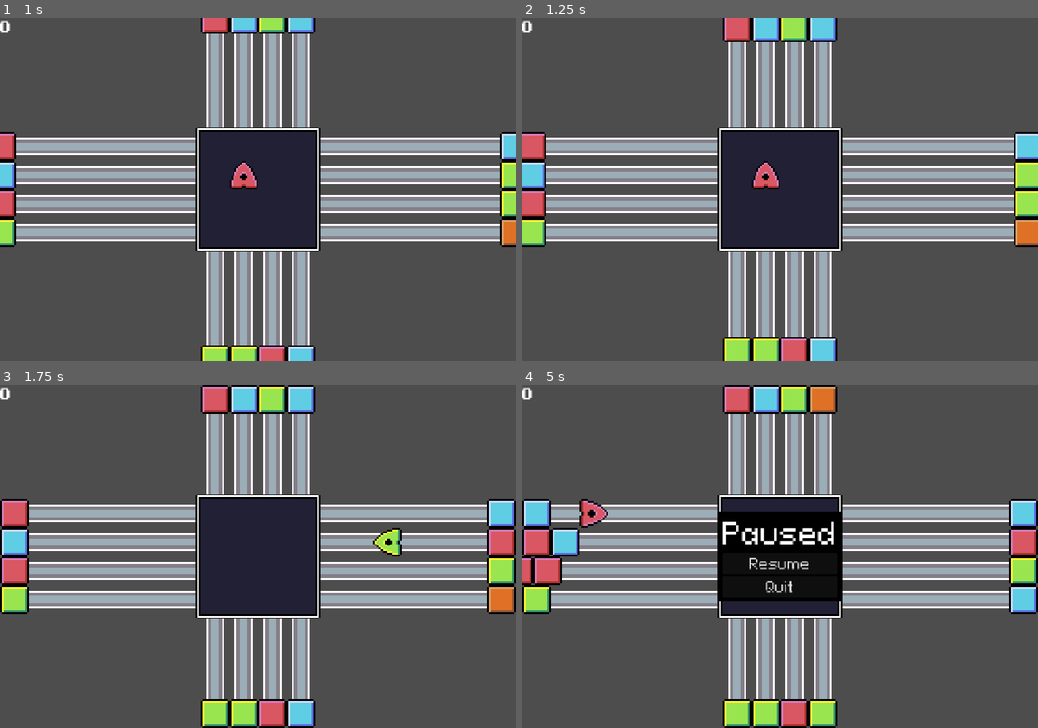
Above: before the commit, frames 1-4 (two rows, left to right).
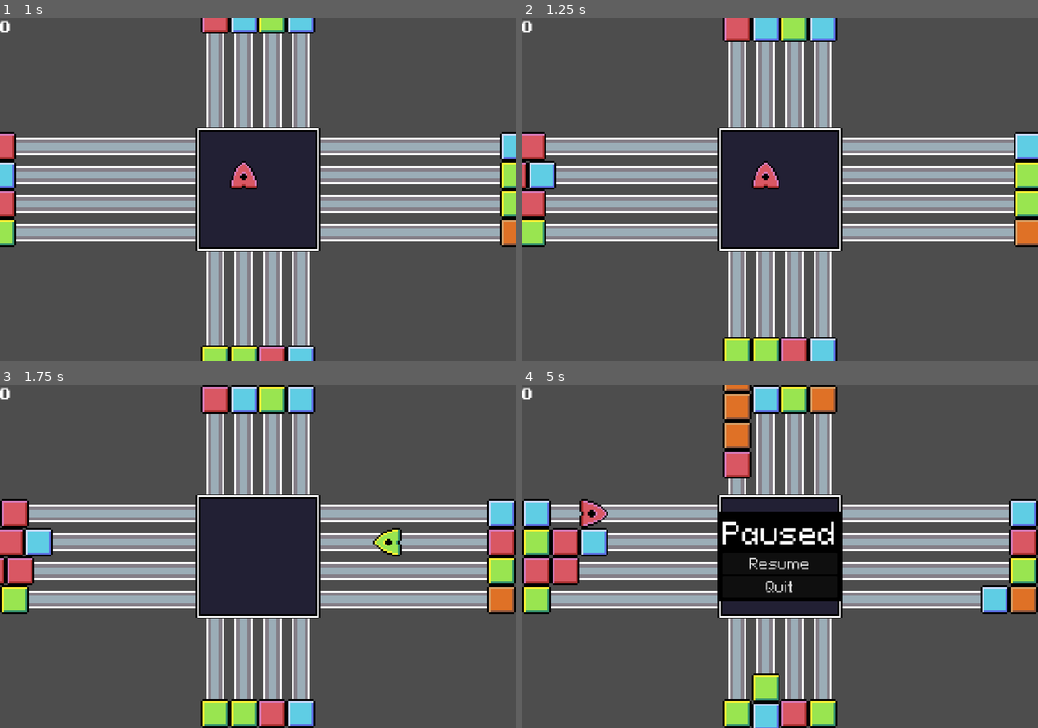
Above: after the commit, the same moments.

Repository: Crestor123/zoop
Game: Godot game, scene res://scenes/game.tscn
The game is run twice, just before and just after one commit, with the same random seed, the same clock (stepped at 60 frames per second) and the same inputs.
Inputs:
- Up to frame 1 (1 s): click "Play" at 0.5 s
- Up to frame 2 (1.25 s): no input
- Up to frame 3 (1.75 s): hold D (right) from 1.28 s (still down); tap Space (dash) at 1.35 s
- Up to frame 4 (5 s): release D (right) at 2.03 s; hold S (down) 2.03-2.78 s; tap X (cycle_powerup) at 2.1, 4.35 s; tap Space (dash) at 2.3, 2.85, 3.6, 4.55 s; hold D (right) 2.78-3.53 s; hold W (up) 3.53-4.28 s; hold A (left) from 4.28 s (still down); tap Escape (pause) at 4.9 s

Frame 1 is identical in both runs. In frame 2, 0.3% of the frame differs, in the area x 0-7%, y 41-50%; in frame 3, 1.1%; in frame 4, 4.8%, in the area x 0-100%, y 0-100%.

Commit message:
Added game over state and play again button.

Diff:
--- a/objects/field/block_line.gd
+++ b/objects/field/block_line.gd
@@ -9,6 +9,11 @@
 
 var field : Field
 var collectibles : Array[Collectible]
+
+func clear():
+	collectibles.clear()
+	for item in Collectibles.get_children():
+		item.queue_free()
 
 func create_block():
 	var new_block : Block = block_object.instantiate()
--- a/objects/field/collectible.gd
+++ b/objects/field/collectible.gd
@@ -1,4 +1,4 @@
-class_name Collectible extends StaticBody2D
+class_name Collectible extends CharacterBody2D
 
 @onready var Sprite = $Sprite2D
 @onready var Collision = $CollisionShape2D
--- a/objects/field/collectible.tscn
+++ b/objects/field/collectible.tscn
@@ -7,10 +7,10 @@
 [sub_resource type="RectangleShape2D" id="RectangleShape2D_ghf1a"]
 size = Vector2(16, 16)
 
-[node name="Collectible" type="StaticBody2D" unique_id=1181025695]
+[node name="Collectible" type="CharacterBody2D" unique_id=555413542]
 texture_filter = 1
 collision_layer = 2
-collision_mask = 0
+collision_mask = 2
 script = ExtResource("1_y87ni")
 score_popup = ExtResource("2_xn5c1")
 
--- a/objects/field/player_area.gd
+++ b/objects/field/player_area.gd
@@ -2,8 +2,11 @@
 
 @onready var Rectangle = $ColorRect
 @onready var Walls = $Walls
+@onready var LoseArea = $LoseArea
 
 @export var size : Vector2
+
+signal s_player_lose
 
 func set_size(new_size : Vector2):
 	Rectangle.custom_minimum_size = new_size
@@ -11,3 +14,7 @@
 	for wall in Walls:
 		var collision = wall.get_child(0)
 		collision.shape.distance = -abs(new_size * collision.shape.normal)
+
+func _on_lose_area_body_entered(body):
+	if body is Collectible:
+		s_player_lose.emit()
--- a/objects/field/player_area.tscn
+++ b/objects/field/player_area.tscn
@@ -1,6 +1,9 @@
 [gd_scene format=3 uid="uid://ofsa343wlks6"]
 
 [ext_resource type="Script" uid="uid://bp3fk7vbm7uai" path="res://objects/field/player_area.gd" id="1_pktqp"]
+
+[sub_resource type="RectangleShape2D" id="RectangleShape2D_7gqhl"]
+size = Vector2(48, 48)
 
 [sub_resource type="WorldBoundaryShape2D" id="WorldBoundaryShape2D_tkl1v"]
 normal = Vector2(0, 1)
@@ -19,6 +22,13 @@
 
 [node name="PlayerArea" type="Node2D" unique_id=1484962429]
 script = ExtResource("1_pktqp")
+
+[node name="LoseArea" type="Area2D" parent="." unique_id=161139327]
+collision_layer = 2
+collision_mask = 2
+
+[node name="CollisionShape2D" type="CollisionShape2D" parent="LoseArea" unique_id=524059604]
+shape = SubResource("RectangleShape2D_7gqhl")
 
 [node name="Walls" type="Node2D" parent="." unique_id=1093010419]
 
@@ -56,3 +66,5 @@
 offset_bottom = 20.0
 grow_horizontal = 2
 grow_vertical = 2
+
+[connection signal="body_entered" from="LoseArea" to="." method="_on_lose_area_body_entered"]
--- a/objects/player/player_ship.gd
+++ b/objects/player/player_ship.gd
@@ -40,6 +40,7 @@
 	"right" : 	Vector2.RIGHT
 }
 
+var active : bool = true
 var target_block : Collectible
 var target_pos : Vector2
 var dash_start_pos : Vector2
@@ -51,6 +52,8 @@
 	position += Vector2.ONE * stride / 2
 
 func _process(delta):
+	if active == false: return
+
 	# If we're not dashing, we can select the powerup we want to use
 	if cur_state != State.DASH:
 		if Input.is_action_just_pressed("cycle_powerup"):
@@ -238,6 +241,9 @@
 	new_powerup.powerup_data = powerup_data
 	s_powerup_gained.emit(new_powerup)
 	pass
+
+func game_over():
+	active = false
 
 func _on_body_entered(body):
 	# If we collide with a block, check if it is the same color.
--- a/scenes/field.gd
+++ b/scenes/field.gd
@@ -17,6 +17,7 @@
 var powerups : Array[PowerupData]
 var powerup_chance : float = 0.0
 
+var block_timer_active : bool = true
 var paused : bool = false
 var score_multiplier : int = 0
 var blocks_broken : int = 0
@@ -26,11 +27,14 @@
 func _ready():
 	UI.update_score(score)
 	UI.resume.connect(pause)
+	UI.reset.connect(reset)
 	UI.quit.connect(quit)
 
 	PlayerShip.s_block_destroyed.connect(block_broken)
 	PlayerShip.s_finished_forward_dash.connect(reset_score_multiplier)
 	PlayerShip.s_powerup_gained.connect(gain_powerup)
+
+	PlayerArea.s_player_lose.connect(game_over)
 
 func initialize():
 	var half_tile = tile_size / 2
@@ -57,15 +61,34 @@
 	for i in range(4):
 		create_block_line(Vector2.RIGHT, Vector2(-half_tile, (4 * tile_size) + (i * tile_size) + (half_tile)))
 
-	PlayerShip.position = Vector2(x_size / 2 - half_tile, y_size / 2 - half_tile)
+	initialize_player()
 	PlayerArea.position = Vector2(x_size / 2, y_size / 2)
 
 	BlockTimer.start()
-	pass
+
+func initialize_player():
+	var half_tile = tile_size / 2
+	var x_size = Background.get_used_rect().size.x * tile_size
+	var y_size = Background.get_used_rect().size.y * tile_size
+
+	PlayerShip.active = true
+	PlayerShip.position = Vector2(x_size / 2 - half_tile, y_size / 2 - half_tile)
 
 func _process(delta):
 	if Input.is_action_just_pressed("pause"):
 		pause()
+
+func reset():
+	UI.hide_game_over()
+
+	for line : BlockLine in BlockLines.get_children():
+		line.clear()
+	for line : BlockLine in BlockLines.get_children():
+		line.create_block()
+
+	initialize_player()
+	block_timer_active = true
+	BlockTimer.start()
 
 func pause():
 	paused = !paused
@@ -121,7 +144,7 @@
 func reset_score_multiplier(_player : Player):
 	powerup_chance += blocks_broken * powerup_chance_increment
 	blocks_broken = 0
-	score_multiplier = 1
+	score_multiplier = 0
 
 func gain_points(points : int) -> int:
 	score += points
@@ -129,7 +152,16 @@
 
 	return points
 
+func game_over():
+	block_timer_active = false
+	PlayerShip.game_over()
+	UI.show_game_over(score)
+
 func _on_block_timer_timeout():
+	if block_timer_active == false:
+		BlockTimer.stop()
+		return
+
 	var line : BlockLine = select_random_line()
 	var rand = randf_range(0.0, 1.0)
 	if rand < powerup_chance:
--- a/scenes/field.tscn
+++ b/scenes/field.tscn
@@ -58,12 +58,12 @@
 tile_map_data = PackedByteArray("AAAGAAgAAQAAAAQAAAAGAAcAAQAAAAMAAAAGAAYAAQAAAAMAAAAGAAUAAQAAAAMAAAAGAAQAAQAAAAMAAAAGAA …(240 unchanged characters)…
 tile_set = SubResource("TileSet_lptdg")
 
-[node name="PlayerArea" parent="." unique_id=1484962429 instance=ExtResource("4_7156t")]
-
 [node name="PlayerShip" parent="." unique_id=77197193 instance=ExtResource("3_wnvii")]
 position = Vector2(16, 16)
 
 [node name="BlockLines" type="Node2D" parent="." unique_id=1833060347]
+
+[node name="PlayerArea" parent="." unique_id=1484962429 instance=ExtResource("4_7156t")]
 
 [node name="CanvasLayer" type="CanvasLayer" parent="." unique_id=1696627780]
 
@@ -71,7 +71,7 @@
 
 [node name="BlockTimer" type="Timer" parent="." unique_id=934846963]
 process_mode = 1
-wait_time = 2.0
+wait_time = 0.5
 one_shot = true
 
 [connection signal="timeout" from="BlockTimer" to="." method="_on_block_timer_timeout"]
--- a/scenes/field_ui.gd
+++ b/scenes/field_ui.gd
@@ -6,7 +6,11 @@
 @onready var PauseMenu = $PauseMenu
 @onready var PowerupContainer = $PowerupContainer
 
+@onready var GameOverMenu = $GameOverMenu
+@onready var lblGameOverScore = $GameOverMenu/PanelContainer/VBoxContainer/GameOverScore
+
 signal resume
+signal reset
 signal quit
 
 func update_score(val : int):
@@ -24,8 +28,21 @@
 func hide_pause():
 	PauseMenu.hide()
 
+func show_game_over(score : int):
+	lblGameOverScore.text = str(score)
+	GameOverMenu.show()
+
+func hide_game_over():
+	GameOverMenu.hide()
+
 func _on_resume_pressed():
 	resume.emit()
 
+func _on_pause_quit_pressed():
+	quit.emit()
+
+func _on_play_again_pressed():
+	reset.emit()
+
 func _on_quit_pressed():
 	quit.emit()
--- a/scenes/field_ui.tscn
+++ b/scenes/field_ui.tscn
@@ -82,7 +82,7 @@
 theme = SubResource("Theme_gxfca")
 text = "Resume"
 
-[node name="Quit" type="Button" parent="PauseMenu/PanelContainer/VBoxContainer" unique_id=961080536]
+[node name="PauseQuit" type="Button" parent="PauseMenu/PanelContainer/VBoxContainer" unique_id=961080536]
 layout_mode = 2
 theme = SubResource("Theme_gxfca")
 text = "Quit"
@@ -97,5 +97,46 @@
 grow_vertical = 0
 theme_override_constants/separation = 0
 
+[node name="GameOverMenu" type="Control" parent="." unique_id=1818701987]
+visible = false
+anchors_preset = 0
+offset_left = 391.0
+offset_top = 344.5
+offset_right = 431.0
+offset_bottom = 384.5
+
+[node name="PanelContainer" type="PanelContainer" parent="GameOverMenu" unique_id=1892178063]
+layout_mode = 0
+offset_right = 40.0
+offset_bottom = 40.0
+theme_override_styles/panel = SubResource("StyleBoxFlat_2ec0m")
+
+[node name="VBoxContainer" type="VBoxContainer" parent="GameOverMenu/PanelContainer" unique_id=422589860]
+layout_mode = 2
+
+[node name="GameOver" type="Label" parent="GameOverMenu/PanelContainer/VBoxContainer" unique_id=618705036]
+layout_mode = 2
+size_flags_horizontal = 4
+text = "Game Over"
+label_settings = SubResource("LabelSettings_gxfca")
+
+[node name="GameOverScore" type="Label" parent="GameOverMenu/PanelContainer/VBoxContainer" unique_id=200943641]
+layout_mode = 2
+size_flags_horizontal = 4
+text = "Score"
+label_settings = SubResource("LabelSettings_2ec0m")
+
+[node name="PlayAgain" type="Button" parent="GameOverMenu/PanelContainer/VBoxContainer" unique_id=845044223]
+layout_mode = 2
+theme = SubResource("Theme_gxfca")
+text = "Play Again"
+
+[node name="Quit" type="Button" parent="GameOverMenu/PanelContainer/VBoxContainer" unique_id=944003972]
+layout_mode = 2
+theme = SubResource("Theme_gxfca")
+text = "Quit"
+
 [connection signal="pressed" from="PauseMenu/PanelContainer/VBoxContainer/Resume" to="." method="_on_resume_pressed"]
-[connection signal="pressed" from="PauseMenu/PanelContainer/VBoxContainer/Quit" to="." method="_on_quit_pressed"]
+[connection signal="pressed" from="PauseMenu/PanelContainer/VBoxContainer/PauseQuit" to="." method="_on_quit_pressed"]
+[connection signal="pressed" from="GameOverMenu/PanelContainer/VBoxContainer/PlayAgain" to="." method="_on_play_again_pressed"]
+[connection signal="pressed" from="GameOverMenu/PanelContainer/VBoxContainer/Quit" to="." method="_on_quit_pressed"]
Not shown, changed: notes.txt
